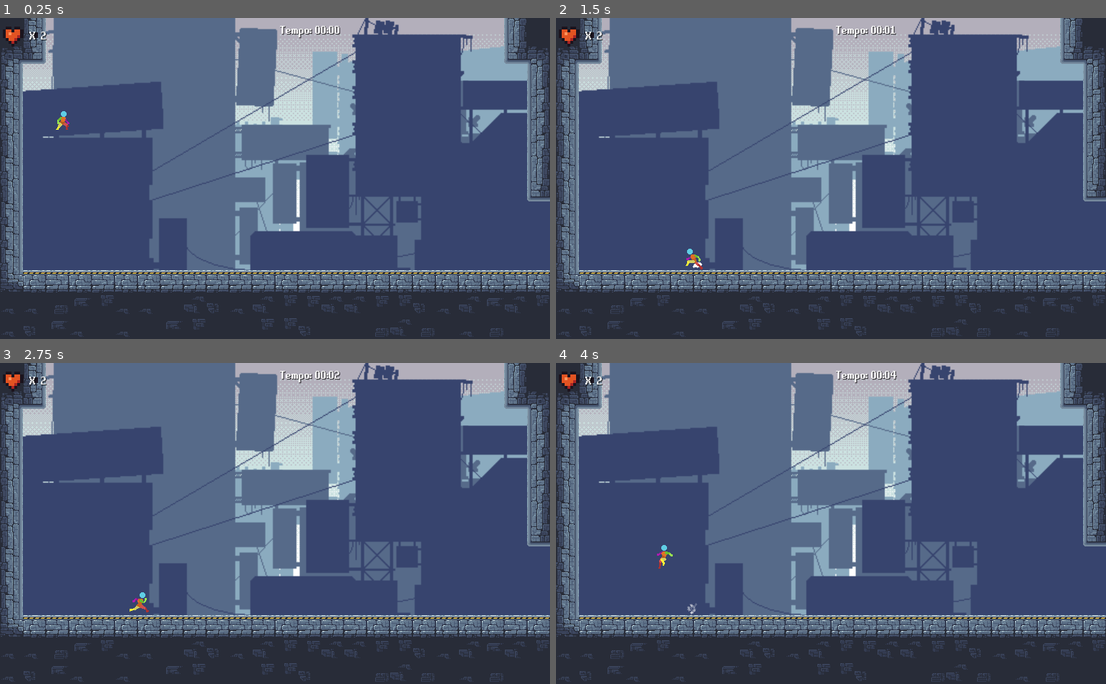
Above: before the commit, frames 1-4 (two rows, left to right).
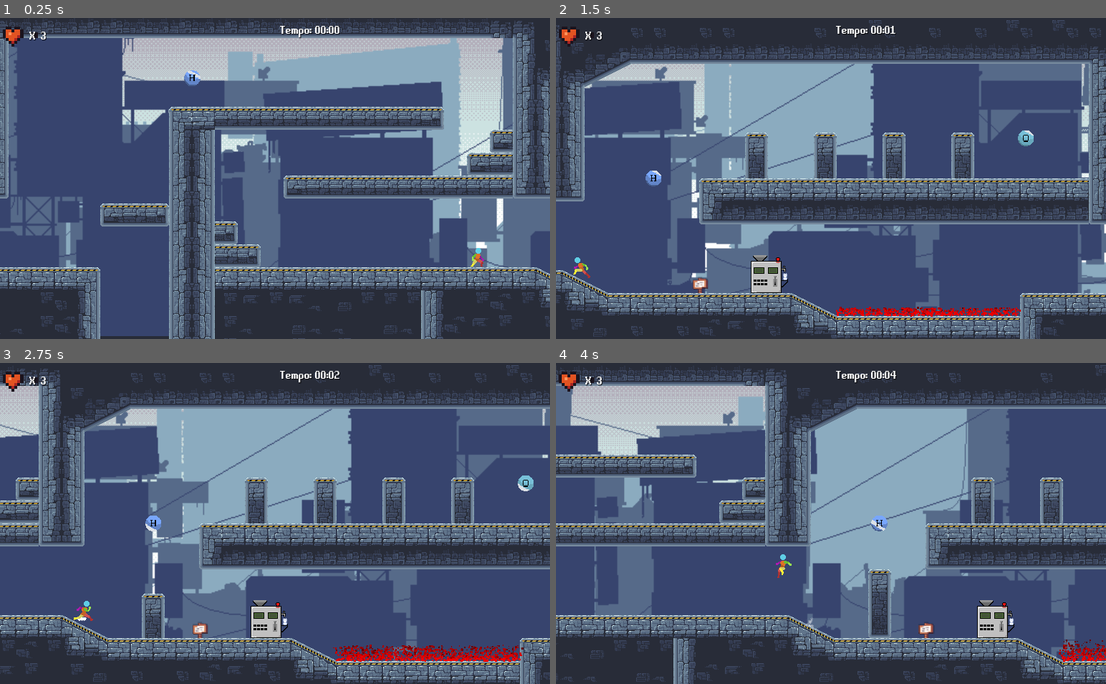
Above: after the commit, the same moments.

Repository: Eduardo-Pyment/Alquimista_dos_Sonhos-A_ultima_semente
Game: Godot game, scene res://Fases/fase_1.tscn
The game is run twice, just before and just after one commit, with the same random seed, the same clock (stepped at 60 frames per second) and the same inputs. This scene is started directly instead of the project's main scene.
Inputs:
- Up to frame 1 (0.25 s): no input
- Up to frame 2 (1.5 s): tap Enter (ui_accept) at 0.5, 0.77 s; hold Right (ui_right) 0.53-1.28 s; hold Left (ui_left) from 1.28 s (still down)
- Up to frame 3 (2.75 s): tap Enter (ui_accept) at 1.52 s; release Left (ui_left) at 2.03 s; hold Right (ui_right) from 2.03 s (still down)
- Up to frame 4 (4 s): release Right (ui_right) at 2.78 s; hold Up (ui_up) 2.78-3.53 s; tap Enter (ui_accept) at 3.02, 3.77 s; hold Left (ui_left) from 3.53 s (still down)

The runs differ from the first frame. In frame 1, 57% of the frame differs, in the area x 0-100%, y 0-100%; in frame 2, 60%; in frame 3, 55%; in frame 4, 63%.

Commit message:
caixa_dicas

Diff:
--- a/Assets/Textures/Animation/Player/Player.gd
+++ b/Assets/Textures/Animation/Player/Player.gd
@@ -104,6 +104,11 @@
 			player_sprite_2d.modulate = Color(1, 0, 0, 1)
 			recovery_duration = 0.1
 			recovering = true
+
+		if Globais.player_life <= 0:
+			queue_free()
+			emit_signal("player_morreu")
+
 	elif Globais.agua != 1:
 		queue_free()
 		emit_signal("player_morreu")
--- a/Dicas.tscn
+++ /dev/null
@@ -1,54 +0,0 @@
-[gd_scene load_steps=5 format=3 uid="uid://b28o3x22q71d5"]
-
-[ext_resource type="Script" path="res://Dicas.gd" id="1_u4bc6"]
-[ext_resource type="Texture2D" uid="uid://drml5pl3jre1j" path="res://Assets/Textures/Animation/Dicas/pngtree-black-gray-pixel-art-text-box-png-image_3230494.png" id="1_xg4ax"]
-[ext_resource type="FontFile" uid="uid://dl6hdvk5712j6" path="res://Assets/Textures/Animation/Dicas/hf-free-complete/equipment-pro-v1.1/EquipmentPro.ttf" id="2_22ceo"]
-
-[sub_resource type="LabelSettings" id="LabelSettings_kukqu"]
-line_spacing = 0.0
-font = ExtResource("2_22ceo")
-font_size = 23
-font_color = Color(0, 0, 0, 1)
-shadow_color = Color(0, 0, 0, 0.6)
-
-[node name="Control" type="Control"]
-layout_mode = 3
-anchors_preset = 0
-offset_right = 744.0
-offset_bottom = 448.0
-script = ExtResource("1_u4bc6")
-
-[node name="TextureRect" type="TextureRect" parent="."]
-layout_mode = 0
-offset_left = 184.0
-offset_top = -40.0
-offset_right = 558.0
-offset_bottom = 272.0
-texture = ExtResource("1_xg4ax")
-expand_mode = 1
-stretch_mode = 5
-
-[node name="Label" type="Label" parent="TextureRect"]
-layout_mode = 0
-offset_left = 128.0
-offset_top = 88.0
-offset_right = 228.0
-offset_bottom = 112.0
-text = "Guia rapido"
-label_settings = SubResource("LabelSettings_kukqu")
-
-[node name="RichTextLabel" type="RichTextLabel" parent="TextureRect"]
-layout_mode = 0
-offset_left = 72.0
-offset_top = 112.0
-offset_right = 320.0
-offset_bottom = 208.0
-theme_override_colors/font_shadow_color = Color(0, 0, 0, 1)
-theme_override_fonts/normal_font = ExtResource("2_22ceo")
-theme_override_font_sizes/normal_font_size = 20
-text = "Combine elementos quimicos na maquina central para seguir adiante.
-Boa sorte na sua jornada!"
-
-[node name="Timer" type="Timer" parent="."]
-
-[connection signal="timeout" from="Timer" to="." method="_on_timer_timeout"]
--- a/Fases/fase_1.tscn
+++ b/Fases/fase_1.tscn
@@ -1,8 +1,9 @@
-[gd_scene load_steps=39 format=3 uid="uid://cnheov3f87dsx"]
+[gd_scene load_steps=41 format=3 uid="uid://cnheov3f87dsx"]
 
 [ext_resource type="Texture2D" uid="uid://s6sm1dwswbei" path="res://Assets/Textures/Tiles/level_tileset.png" id="1_hsi4l"]
 [ext_resource type="Texture2D" uid="uid://h8pmsdo7vejn" path="res://Assets/Textures/Tiles/Tileset.png" id="2_5fch8"]
 [ext_resource type="PackedScene" uid="uid://dc2epskdddoys" path="res://Scenes/player.tscn" id="3_3lnc8"]
+[ext_resource type="Texture2D" uid="uid://cyvxw37jt6pcm" path="res://Assets/Textures/Assets-dica/Grassland_entities (16 x 16).png" id="3_y15ek"]
 [ext_resource type="Script" path="res://Scripts/ParallaxBackground.gd" id="4_0jjo4"]
 [ext_resource type="Texture2D" uid="uid://diawbnsbkshpp" path="res://Assets/Textures/Background/CityDay/1.png" id="5_hi3b3"]
 [ext_resource type="Texture2D" uid="uid://dtc8xburpks" path="res://Assets/Textures/Background/CityDay/2.png" id="6_boq0m"]
@@ -16,11 +17,11 @@
 [ext_resource type="PackedScene" uid="uid://bglfag0avg81y" path="res://Scenes/Itens/hidrogenio2.tscn" id="14_cgojb"]
 [ext_resource type="PackedScene" uid="uid://cx73sewvijfmk" path="res://Scenes/Itens/oxigenio.tscn" id="15_o3egu"]
 [ext_resource type="PackedScene" uid="uid://k73i0e7vpwbf" path="res://Scenes/Ambiente/PlataformaMovel.tscn" id="16_b2qrh"]
-[ext_resource type="PackedScene" uid="uid://cd6nasnw2a8wn" path="res://dicas_caixa.tscn" id="17_kuioi"]
 [ext_resource type="Script" path="res://Scripts/word.gd" id="18_2d4pr"]
 [ext_resource type="FontFile" uid="uid://dl6hdvk5712j6" path="res://Assets/Textures/Animation/Dicas/hf-free-complete/equipment-pro-v1.1/EquipmentPro.ttf" id="19_daj23"]
 [ext_resource type="Texture2D" uid="uid://dbh2kpys1adoa" path="res://Assets/Textures/Animation/Hud/Mini FX, Items & UI/Mini UI/Health_Indicator_Black_Outline (8 x 8).png" id="20_8dbqo"]
 [ext_resource type="PackedScene" uid="uid://bpopvs3826o1e" path="res://Scenes/Morte_Void.tscn" id="21_aw1ic"]
+[ext_resource type="PackedScene" uid="uid://c33buwts2rsqv" path="res://Scenes/caixa_dialogo_fase1.tscn" id="23_b3g00"]
 
 [sub_resource type="TileSetAtlasSource" id="TileSetAtlasSource_lme7t"]
 texture = ExtResource("1_hsi4l")
@@ -676,6 +677,9 @@
 [sub_resource type="Gradient" id="Gradient_h2fbx"]
 colors = PackedColorArray(1, 1, 1, 1, 1, 1, 1, 0)
 
+[sub_resource type="RectangleShape2D" id="RectangleShape2D_w0pur"]
+size = Vector2(32, 23)
+
 [node name="Level1" type="Node2D"]
 
 [node name="TileMap" type="TileMap" parent="."]
@@ -697,7 +701,7 @@
 
 [node name="Player" parent="." instance=ExtResource("3_3lnc8")]
 unique_name_in_owner = true
-position = Vector2(88, 88)
+position = Vector2(1455, 285)
 collision_layer = 2
 collision_mask = 6
 VelocidadeHorizontal = 170
@@ -792,7 +796,7 @@
 [node name="LevelProps" type="Node" parent="."]
 
 [node name="Maquina_agua" parent="LevelProps" instance=ExtResource("12_ufsc5")]
-position = Vector2(1768, 352)
+position = Vector2(1832, 352)
 
 [node name="Hidrogenio" parent="." instance=ExtResource("13_07k27")]
 position = Vector2(1056, 88)
@@ -823,24 +827,18 @@
 [node name="Sprite2D" parent="Plataforma_2" index="1"]
 region_rect = Rect2(128, 0, 32, 96)
 
-[node name="Dicas" parent="." instance=ExtResource("17_kuioi")]
-offset_left = 1496.0
-offset_top = 24.0
-offset_right = 2072.0
-offset_bottom = 400.0
-
 [node name="HUD" type="CanvasLayer" parent="."]
 
-[node name="Control" type="Control" parent="HUD"]
+[node name="vida_tempo" type="Control" parent="HUD"]
 layout_mode = 3
 anchors_preset = 0
 offset_right = 40.0
 offset_bottom = 40.0
 script = ExtResource("18_2d4pr")
 
-[node name="clock_timer" type="Timer" parent="HUD/Control"]
-
-[node name="container" type="MarginContainer" parent="HUD/Control"]
+[node name="clock_timer" type="Timer" parent="HUD/vida_tempo"]
+
+[node name="container" type="MarginContainer" parent="HUD/vida_tempo"]
 layout_mode = 0
 offset_left = 1.0
 offset_right = 881.002
@@ -850,30 +848,30 @@
 theme_override_constants/margin_right = 8
 theme_override_constants/margin_bottom = 8
 
-[node name="timer_hud" type="HBoxContainer" parent="HUD/Control/container"]
+[node name="timer_hud" type="HBoxContainer" parent="HUD/vida_tempo/container"]
 custom_minimum_size = Vector2(100, 20)
 layout_mode = 2
 size_flags_horizontal = 4
 size_flags_vertical = 0
 
-[node name="timer_container" type="Label" parent="HUD/Control/container/timer_hud"]
+[node name="timer_container" type="Label" parent="HUD/vida_tempo/container/timer_hud"]
 layout_mode = 2
 text = "Tempo:"
 label_settings = SubResource("LabelSettings_dvf8b")
 
-[node name="timer_numero" type="Label" parent="HUD/Control/container/timer_hud"]
+[node name="timer_numero" type="Label" parent="HUD/vida_tempo/container/timer_hud"]
 layout_mode = 2
 text = "00:00"
 label_settings = SubResource("LabelSettings_rplnc")
 
-[node name="coraçao vida" type="TextureRect" parent="HUD/Control"]
+[node name="coraçao vida" type="TextureRect" parent="HUD/vida_tempo"]
 layout_mode = 0
 offset_top = 8.0
 offset_right = 65.0
 offset_bottom = 40.0
 texture = ExtResource("20_8dbqo")
 
-[node name="x" type="Label" parent="HUD/Control/coraçao vida"]
+[node name="x" type="Label" parent="HUD/vida_tempo/coraçao vida"]
 custom_minimum_size = Vector2(40, 23)
 layout_mode = 0
 offset_left = 41.0
@@ -883,7 +881,7 @@
 text = "X	"
 label_settings = SubResource("LabelSettings_32bcc")
 
-[node name="vida" type="Label" parent="HUD/Control/coraçao vida"]
+[node name="vida" type="Label" parent="HUD/vida_tempo/coraçao vida"]
 layout_mode = 0
 offset_left = 57.0
 offset_top = 8.0
@@ -913,7 +911,41 @@
 scale_amount_curve = SubResource("Curve_edaty")
 color_ramp = SubResource("Gradient_h2fbx")
 
+[node name="Dicas" type="Control" parent="."]
+layout_mode = 3
+anchors_preset = 0
+offset_left = 1448.0
+offset_top = 24.0
+offset_right = 1488.0
+offset_bottom = 64.0
+
+[node name="Sprite2D" type="Sprite2D" parent="Dicas"]
+z_index = -1
+texture_filter = 1
+texture_repeat = 1
+position = Vector2(281, 349)
+scale = Vector2(1.5, 1.5)
+texture = ExtResource("3_y15ek")
+
+[node name="Area2D" type="Area2D" parent="Dicas"]
+position = Vector2(178, 340)
+collision_layer = 3
+collision_mask = 3
+
+[node name="CollisionShape2D" type="CollisionShape2D" parent="Dicas/Area2D"]
+position = Vector2(103, 9)
+shape = SubResource("RectangleShape2D_w0pur")
+
+[node name="caixa2" parent="Dicas" instance=ExtResource("23_b3g00")]
+layout_mode = 1
+offset_left = 411.0
+offset_top = 58.0
+offset_right = 664.8
+offset_bottom = 100.2
+
 [connection signal="body_entered" from="Zona_fogo" to="Zona_fogo" method="_on_body_entered"]
-[connection signal="timeout" from="HUD/Control/clock_timer" to="HUD/Control" method="_on_clock_timer_timeout"]
+[connection signal="timeout" from="HUD/vida_tempo/clock_timer" to="HUD/vida_tempo" method="_on_clock_timer_timeout"]
+[connection signal="body_entered" from="Dicas/Area2D" to="Dicas/caixa2" method="_on_area_2d_body_entered"]
+[connection signal="body_exited" from="Dicas/Area2D" to="Dicas/caixa2" method="_on_area_2d_body_exited"]
 
 [editable path="Plataforma_2"]
--- /dev/null
+++ b/Scenes/caixa_dialogo_fase1.tscn
@@ -0,0 +1,61 @@
+[gd_scene load_steps=5 format=3 uid="uid://c33buwts2rsqv"]
+
+[ext_resource type="Texture2D" uid="uid://cil1iu5lavyv5" path="res://Assets/Textures/Assets-dica/Dialogo_caixa.png" id="1_amxey"]
+[ext_resource type="Script" path="res://Scripts/caixa_dialogo.gd" id="1_lnjqu"]
+[ext_resource type="FontFile" uid="uid://dcg4y543ctde3" path="res://Assets/Textures/Assets-dica/RevMiniPixel.ttf" id="2_jp2qs"]
+
+[sub_resource type="LabelSettings" id="LabelSettings_skdm6"]
+line_spacing = 0.0
+font = ExtResource("2_jp2qs")
+font_size = 8
+font_color = Color(0, 0, 0, 1)
+shadow_color = Color(0, 0, 0, 0.121569)
+
+[node name="caixa" type="Control"]
+layout_mode = 3
+anchor_right = 0.38
+anchor_bottom = 0.145
+offset_left = 4.0
+offset_right = 0.159973
+offset_bottom = 0.0399933
+grow_horizontal = 2
+grow_vertical = 2
+script = ExtResource("1_lnjqu")
+
+[node name="NinePatchRect" type="NinePatchRect" parent="."]
+layout_mode = 0
+offset_right = 269.0
+offset_bottom = 49.0
+rotation = -0.00390732
+texture = ExtResource("1_amxey")
+region_rect = Rect2(0, 0, 16, 16)
+patch_margin_left = 4
+patch_margin_top = 4
+patch_margin_right = 4
+patch_margin_bottom = 4
+
+[node name="Label" type="Label" parent="NinePatchRect"]
+layout_mode = 0
+offset_left = 79.9877
+offset_top = 3.31256
+offset_right = 171.988
+offset_bottom = 14.3126
+text = "Guia rapido"
+label_settings = SubResource("LabelSettings_skdm6")
+horizontal_alignment = 1
+
+[node name="RichTextLabel" type="RichTextLabel" parent="NinePatchRect"]
+layout_mode = 0
+offset_left = 11.9491
+offset_top = 13.0468
+offset_right = 267.949
+offset_bottom = 40.0468
+theme_override_colors/font_shadow_color = Color(0, 0, 0, 1)
+theme_override_fonts/normal_font = ExtResource("2_jp2qs")
+theme_override_font_sizes/normal_font_size = 8
+text = "Combine elementos quimicos na maquina central para seguir adiante.
+Boa sorte na sua jornada!"
+
+[node name="Timer" type="Timer" parent="."]
+
+[connection signal="timeout" from="Timer" to="." method="_on_timer_timeout"]
--- a/Scripts/Void.gd
+++ b/Scripts/Void.gd
@@ -13,5 +13,5 @@
 
 func _on_body_entered(body):
 	if body.name == 'Player' && body.has_method('morte'):
-		Globais.player_life -= 2
+		Globais.player_life -= 3
 		body.morte(Vector2(0, -130))
--- a/Scripts/word.gd
+++ b/Scripts/word.gd
@@ -17,7 +17,7 @@
 	vida.text = str(Globais.player_life).pad_zeros(3)
 	timer_numero.text = "00:00"  # Inicie o temporizador em 00:00
 	player.player_morreu.connect(reload_game)
-	Globais.player_life = 2
+	Globais.player_life = 3
 	reset_clock_timer()
 	start_clock_timer()
 
--- a/dicas_caixa.gd
+++ /dev/null
@@ -1,11 +0,0 @@
-extends Control
-
-
-# Called when the node enters the scene tree for the first time.
-func _ready():
-	pass # Replace with function body.
-
-
-# Called every frame. 'delta' is the elapsed time since the previous frame.
-func _process(delta):
-	pass
--- a/dicas_caixa.tscn
+++ /dev/null
@@ -1,29 +0,0 @@
-[gd_scene load_steps=3 format=3 uid="uid://cd6nasnw2a8wn"]
-
-[ext_resource type="PackedScene" uid="uid://b28o3x22q71d5" path="res://Dicas.tscn" id="1_wewsq"]
-
-[sub_resource type="RectangleShape2D" id="RectangleShape2D_wn8wb"]
-size = Vector2(208, 150.5)
-
-[node name="Control" type="Control"]
-layout_mode = 3
-anchors_preset = 0
-offset_right = 800.0
-offset_bottom = 488.0
-
-[node name="Area2D" type="Area2D" parent="."]
-collision_layer = 3
-collision_mask = 3
-
-[node name="CollisionShape2D" type="CollisionShape2D" parent="Area2D"]
-position = Vector2(192, 288)
-shape = SubResource("RectangleShape2D_wn8wb")
-
-[node name="Control" parent="Area2D" instance=ExtResource("1_wewsq")]
-offset_right = 0.0
-offset_bottom = 0.0
-size_flags_horizontal = 4
-size_flags_vertical = 0
-
-[connection signal="body_entered" from="Area2D" to="Area2D/Control" method="_on_area_2d_body_entered"]
-[connection signal="body_exited" from="Area2D" to="Area2D/Control" method="_on_area_2d_body_exited"]
--- a/project.godot
+++ b/project.godot
@@ -31,6 +31,19 @@
 
 import/blender/enabled=false
 
+[input]
+
+"interação"={
+"deadzone": 0.5,
+"events": [Object(InputEventKey,"resource_local_to_scene":false,"resource_name":"","device":-1,"window_id":0,"alt_pressed":false,"shift_pressed":false,"ctrl_pressed":false,"meta_pressed":false,"pressed":false,"keycode":0,"physical_keycode":73,"key_label":0,"unicode":105,"echo":false,"script":null)
+]
+}
+"avançar_mensagem"={
+"deadzone": 0.5,
+"events": [Object(InputEventKey,"resource_local_to_scene":false,"resource_name":"","device":-1,"window_id":0,"alt_pressed":false,"shift_pressed":false,"ctrl_pressed":false,"meta_pressed":false,"pressed":false,"keycode":0,"physical_keycode":79,"key_label":0,"unicode":111,"echo":false,"script":null)
+]
+}
+
 [layer_names]
 
 2d_render/layer_1="World"
Not shown, added: Assets/Textures/Assets-dica/Dialog_Box(16 x 16).png.import
Binary file added: Assets/Textures/Assets-dica/Dialogo_caixa.png
Not shown, added: Assets/Textures/Assets-dica/Dialogo_caixa.png.import
Binary file added: Assets/Textures/Assets-dica/Grassland_entities (16 x 16).png
Not shown, added: Assets/Textures/Assets-dica/Grassland_entities (16 x 16).png.import
Binary file added: Assets/Textures/Assets-dica/RevMiniPixel.ttf
Not shown, added: Assets/Textures/Assets-dica/RevMiniPixel.ttf.import
Renamed: Dicas.gd -> Scripts/caixa_dialogo.gd
